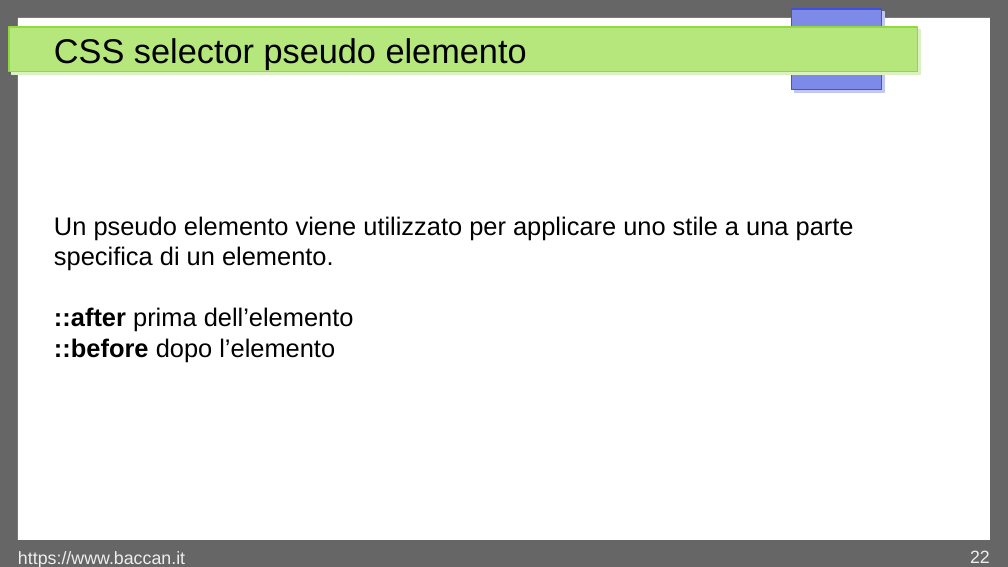
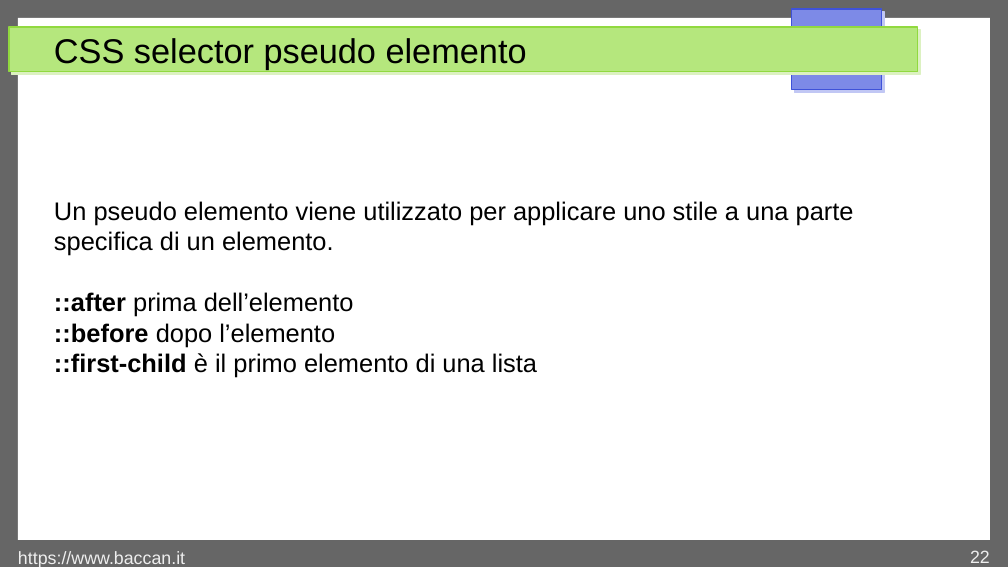
Before and after one commit to matteobaccan/CorsoCSS, a slide deck: slide 22 of Chapter_css.odp. Drawn at 1008x567 pixels with LibreOffice and Linux fonts; fonts in the diff are those of the drawing. Boxes give left, top, right and bottom in pixels: in the first picture for what was removed or moved away, otherwise in the second. Text is boxed around its words. In the diff, an @@ line names an element or a change of style, - is before the commit and + after.

Commit message:
Correzioni ai css selector

```diff
--- a/Chapter_css.odp
+++ b/Chapter_css.odp
@@ text at box(54, 353, 537, 378): paragraph added @@
+::first-child è il primo elemento di una lista
```
Also in this commit, not shown: 1 other slide changed, 2 other files.
